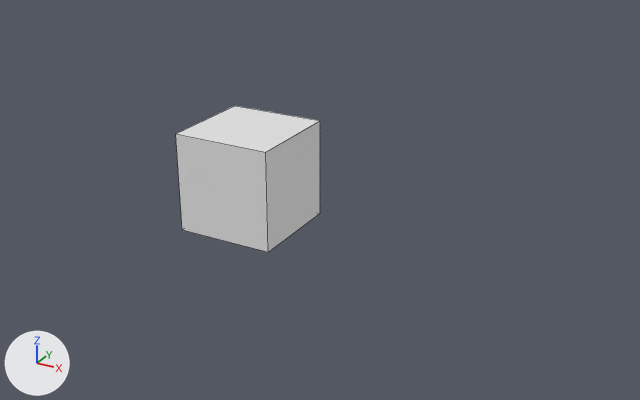
The Blender file assets/models/Pruebas.blend as it was, and as the next commit left it.
Before and after are seen from a 50 mm lens placed at (4.5, -6.77, 3.29), pointed at (0.61, 0.3, -0.25). Every picture has the same lights, and +X, +Y and +Z are marked at lower left. Mesh edges are drawn as thin lines.
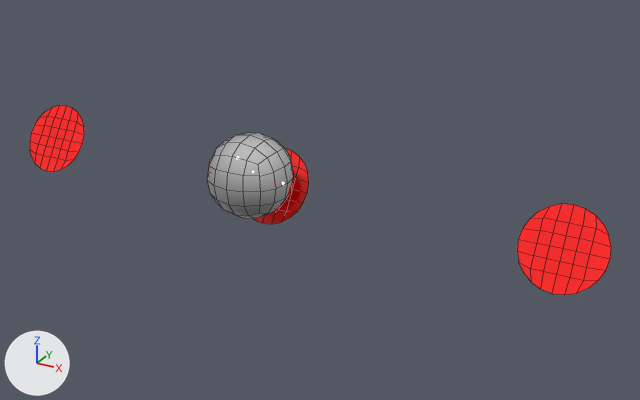
What differs and where, as boxes [x1, y1, x2, y2] in the pictures (640 x 400 px):
'Cube', recoloured, shading changed, modifiers changed (39% narrower, 41% shorter): before [176, 106, 320, 252]; after [207, 133, 294, 218]
'Plane.002', added (red): after [30, 105, 611, 295]

The edits, one by one:
Material 'Material.001' (mat_material_001) is new.
Its base color is (1.0, 1.0, 1.0) (white #ffffff).
Its metallic is 1.0.
Its roughness is 0.0.
Material 'Material' (mat_material) is new.
Its base color is (1.0, 0.0, 0.0) (red #ff0000).
Its roughness is 0.1.
Its specular ior level is 0.8.
me_cube_001 has 8 vertices, 6 faces and spans x -1.0..1.0, y -1.0..1.0, z -1.0..1.0.
me_cube_001 is used by ob_cube; location (0.0, 0.0, 0.0); scale (0.5, 0.5, 0.5).
me_cube_001 part 1: all faces are now shaded smooth (6 of 6 changed).
me_cube_001 now uses material mat_material_001 (white #ffffff).
Mesh me_plane_002 is new.
It has 147 vertices, 108 faces and spans x -9.7..9.7, y -1.2..1.2, z -1.4.
It uses material mat_material (red #ff0000).
Object 'Cube' (ob_cube) gains a SUBSURF modifier named 'Subdivision'.
Object 'Plane.002' (ob_plane_002) is new; it shows me_plane_002.
Its location is (0.0, 0.0, 0.0).
Its rotation in degrees is (58, 0, 0).
Its scale is (0.351, 0.351, 0.351).
